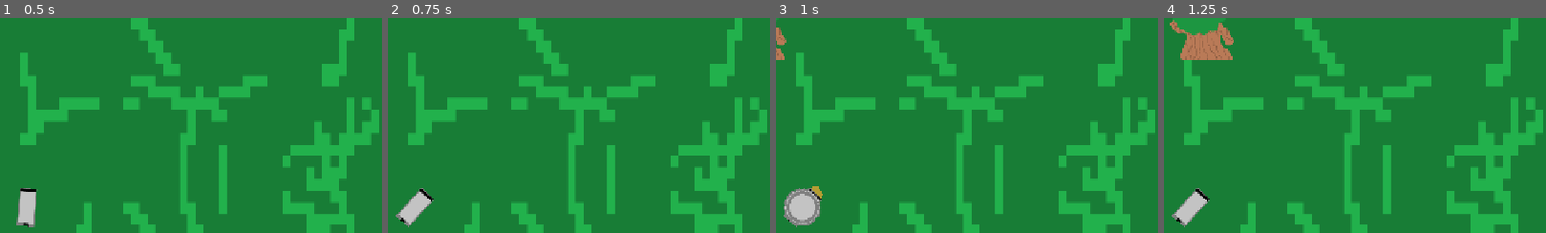
Above: before the commit, frames 1-4 (left to right).
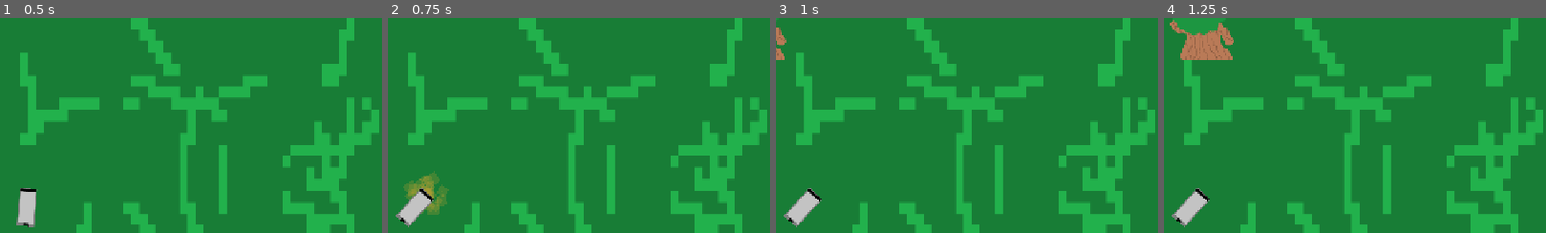
Above: after the commit, the same moments.

Repository: KeaganErasmus/Clod-Godo-Wild-Jam-99
Game: Godot game, scene res://Scenes/Chopping/chopping.tscn
Same seed, same stepped clock (60 frames per second), same inputs: the game is played once before the commit and once after it. This scene is started directly instead of the project's main scene.
Inputs (mouse positions are % of the whole screen's width and height, from its top left):
- Up to frame 1 (0.5 s): no input
- Up to frame 2 (0.75 s): tap Enter at 0.5 s; move the mouse to (72, 45) at 0.52 s; hold D (move_right) from 0.53 s (still down); hold Space (magnetize) from 0.53 s (still down); click (72, 45) at 0.67 s
- Up to frame 3 (1 s): keep holding D (move_right); keep holding Space (magnetize)
- Up to frame 4 (1.25 s): keep holding D (move_right); keep holding Space (magnetize)
The pictures show only the part of the screen within x 45-95%, y 48-98%; the shares and areas given below are measured in that part.

Frame 1 is identical in both runs. In frame 2, 1.0% of the frame differs, in the area x 4-16%, y 71-92%; in frame 3, 0.9%; in frame 4, nothing differs.
Error in both runs: Invalid call. Nonexistent function '_play_intro_music' in base 'Nil'. (res://global.gd:58)

Commit message:
fix(): decoupled fire rate from code

Diff:
--- a/Scenes/Chopping/chopping.gd
+++ b/Scenes/Chopping/chopping.gd
@@ -19,8 +19,9 @@
 
 var trees_chopped: int = 0
 
+
 @export var fire_rate : float = 1
-var last_shot: float
+var last_shot: float = 0.0
 var can_shoot: bool = true
 
 # Called when the node enters the scene tree for the first time.
@@ -32,10 +33,10 @@
 	if trees_chopped >= Global.tree_quota:
 		win_game()
 
-	fire_rate -= delta
-	if fire_rate <= 0:
+	last_shot -= delta
+	if last_shot <= 0:
 		if Input.is_action_pressed("magnetize"):
-			fire_rate = 1
+			last_shot = fire_rate
 			var muzzle_pos : Vector2 = gun.get_muzzle_pos()
 			var dir: Vector2 =   get_viewport().get_mouse_position() - muzzle_pos
 			shoot(dir.normalized())
